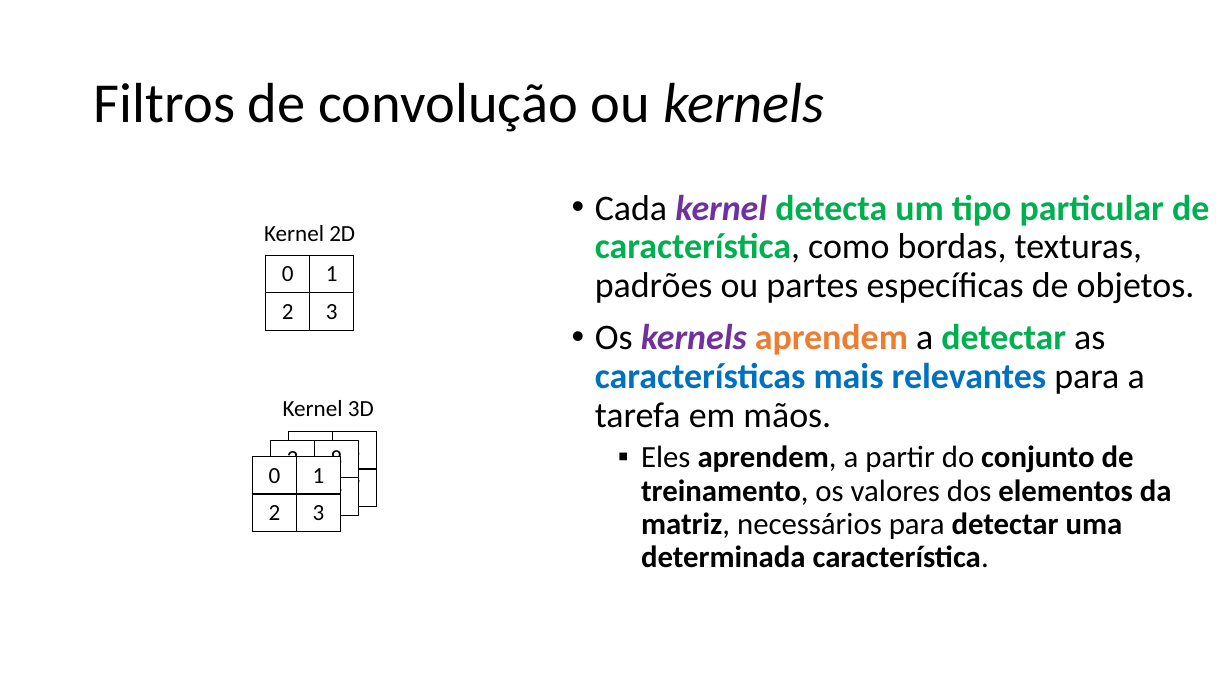
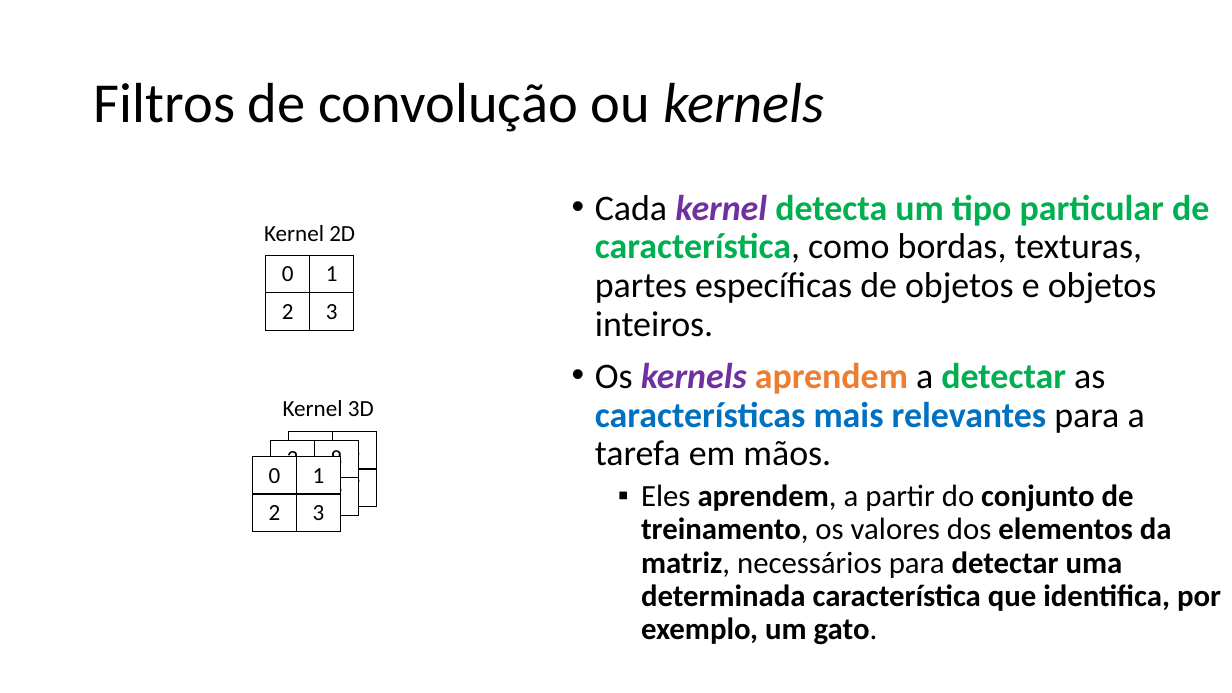
Before and after one commit to zz4fap/c24_inteligencia_artificial, a slide deck: slide 29 of slides/C24_CNN.pptx (slide 30 before the commit). Drawn at 1232x693 pixels with LibreOffice and Linux fonts; fonts in the diff are those of the drawing. Boxes give left, top, right and bottom in pixels: in the first picture for what was removed or moved away, otherwise in the second. Text is boxed around its words. In the diff, an @@ line names an element or a change of style, - is before the commit and + after.

```diff
--- a/slides/C24_CNN.pptx
+++ b/slides/C24_CNN.pptx
@@ text at bbox=[595, 194, 1209, 337]: text changed @@
-• Cada kernel detecta um tipo particular de característica, como bordas, texturas, padrões ou partes específicas de objetos.
+• Cada kernel detecta um tipo particular de característica, como bordas, texturas, partes específicas de objetos e objetos inteiros.
@@ text at bbox=[641, 484, 1221, 645]: text changed @@
-  ▪ Eles aprendem, a partir do conjunto de treinamento, os valores dos elementos da matriz, necessários para detectar uma determinada característica.
+  ▪ Eles aprendem, a partir do conjunto de treinamento, os valores dos elementos da matriz, necessários para detectar uma determinada característica que identifica, por exemplo, um gato.
```
Also in this commit, not shown: 22 other slides changed, 1 slide removed.
